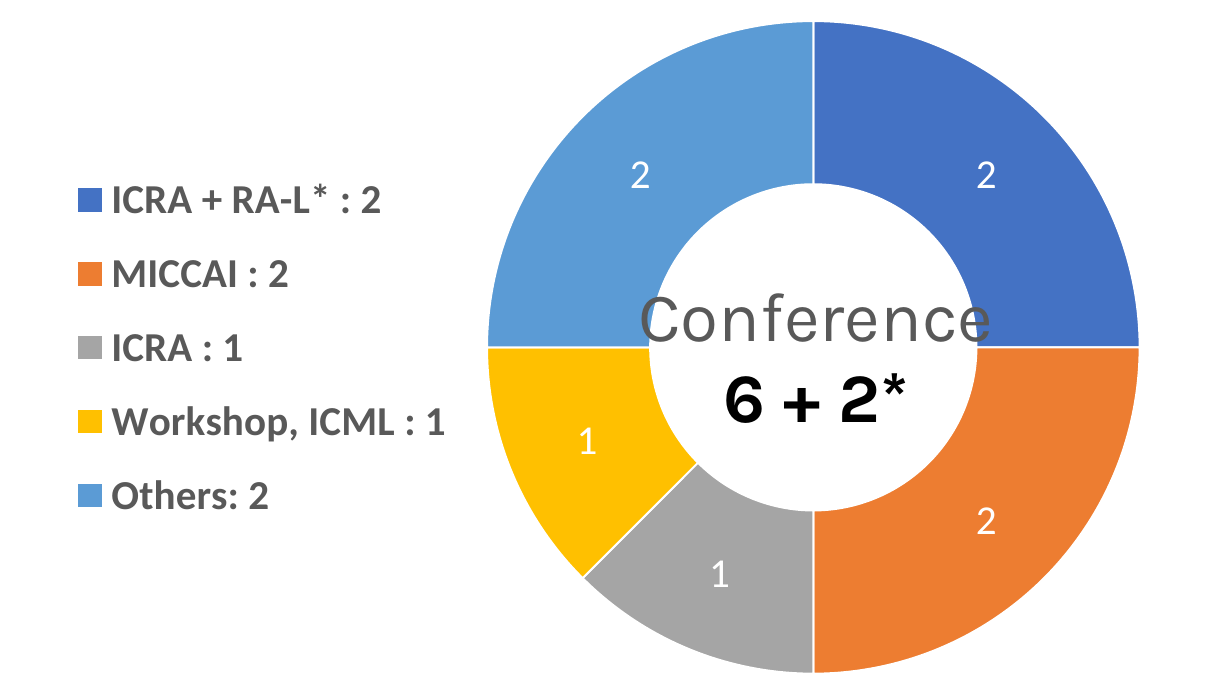
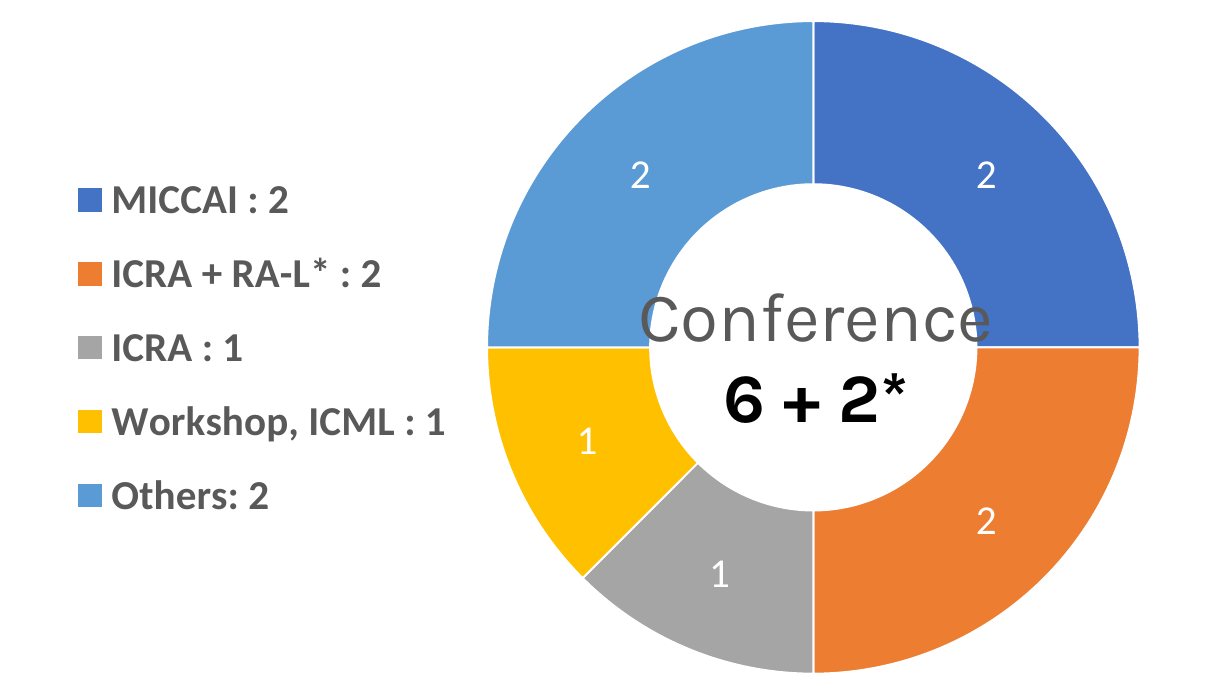
Before and after one commit to lalithjets/lalithjets.github.io, a slide deck: slide 1 of donut_chart/donut_pir.pptx. Drawn at 1232x693 pixels with LibreOffice and Linux fonts; fonts in the diff are those of the drawing. Boxes give left, top, right and bottom in pixels: in the first picture for what was removed or moved away, otherwise in the second. Text is boxed around its words. In the diff, an @@ line names an element or a change of style, - is before the commit and + after.

```diff
--- a/donut_chart/donut_pir.pptx
+++ b/donut_chart/donut_pir.pptx
@@ doughnut chart at [41,0,1192,693] @@
-categories: ICRA + RA-L* : 2, MICCAI : 2, ICRA : 1, Workshop, ICML : 1, Others: 2
+categories: MICCAI : 2, ICRA + RA-L* : 2, ICRA : 1, Workshop, ICML : 1, Others: 2
```
Also in this commit, not shown: 1 other file.
